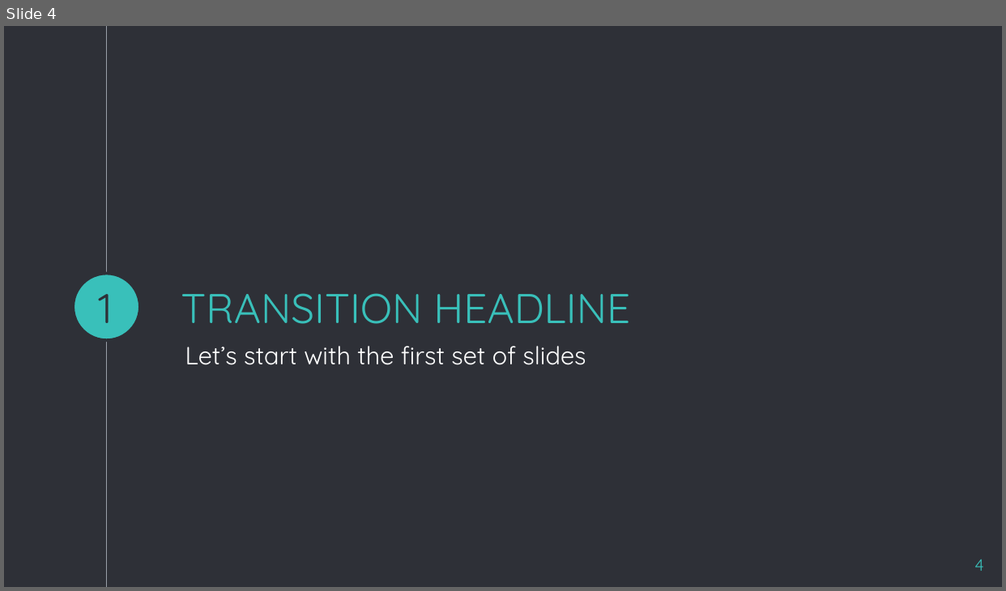
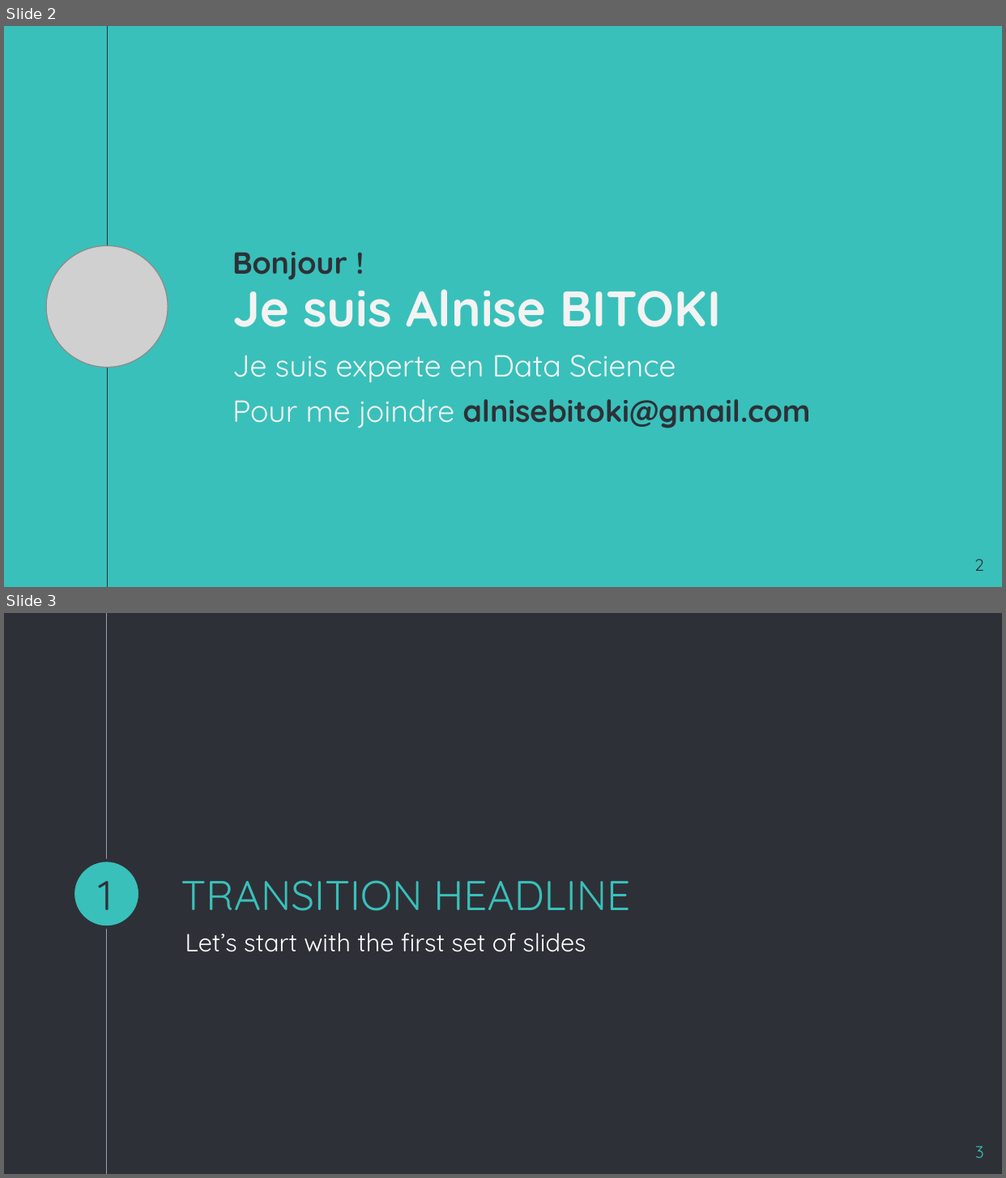
Before and after one commit to AshBrud/ml, a slide deck: pptx/presentation.pptx. Shown one above the other, each under a label of ours: slide 4 before the commit, slides 2 and 3 after it. The pictures are 1006x591 and 1006x1178 pixels, drawn with LibreOffice and Linux fonts; fonts in the diff are those of the drawing; grey boxes stand for pictures. Boxes give left, top, right and bottom in pixels: in the first picture for what was removed or moved away, otherwise in the second. Text is boxed around its words. In the diff, an @@ line names an element or a change of style, - is before the commit and + after.

```diff
--- a/pptx/presentation.pptx
+++ b/pptx/presentation.pptx
@@ slide 2 added at (4,26,1002,587), background #39C0BA @@
@@ line added from (107, 26) to (107, 587), #2E3037 0.75 pt @@
@@ picture added at (46,246,168,367) @@
@@ title added at (232,252,347,280), 22 pt, text #2E3037, bold @@
+Bonjour !
@@ subtitle added at (232,277,721,327), 36 pt, text #F3F3F3, bold @@
+Je suis Alnise BITOKI
@@ ellipse added at (96,296,117,318), fill #39C0BA, outline #2E3037 0.75 pt @@
@@ text added at (232,355,811,429), 22 pt, text #F3F3F3 @@
+Je suis experte en Data Science
+Pour me joindre alnisebitoki@gmail.com
@@ page number added at (974,559,984,571), 12 pt, text #2E3037 @@
+2
@@ what was slide 4 is now slide 3 @@
@@ page number at (975,1146,984,1158): text changed @@
-4
+3
```
Also in this commit, not shown: 4 slides changed, 1 other slide added, 3 slides removed, 3 other files.
